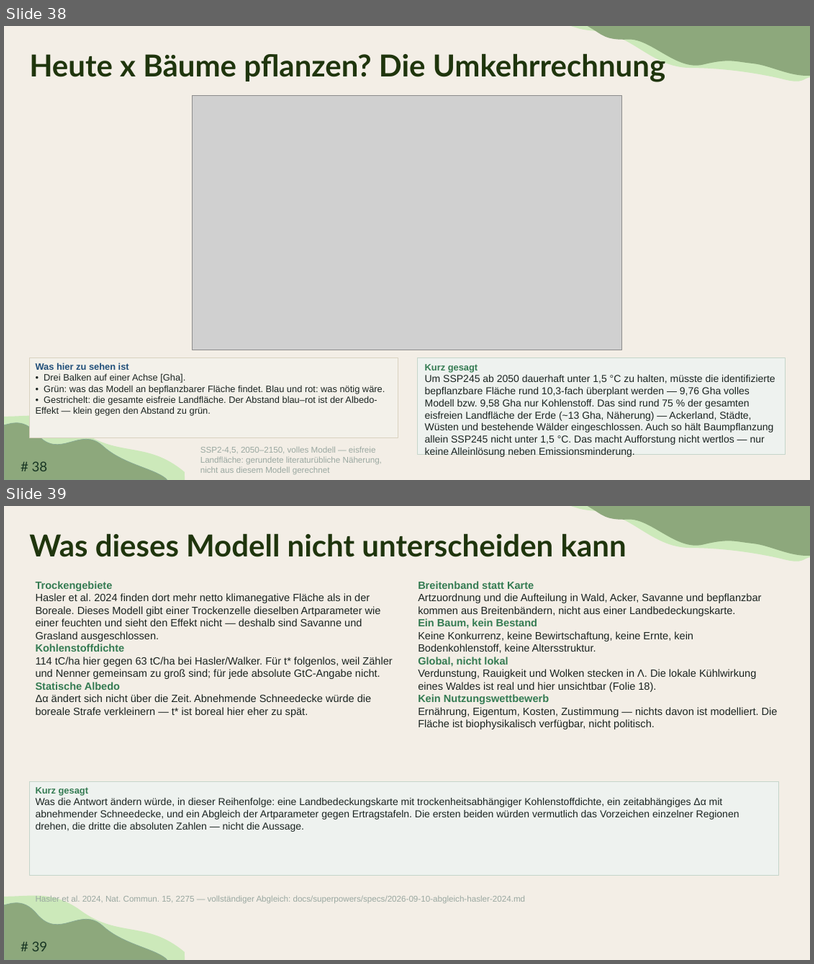
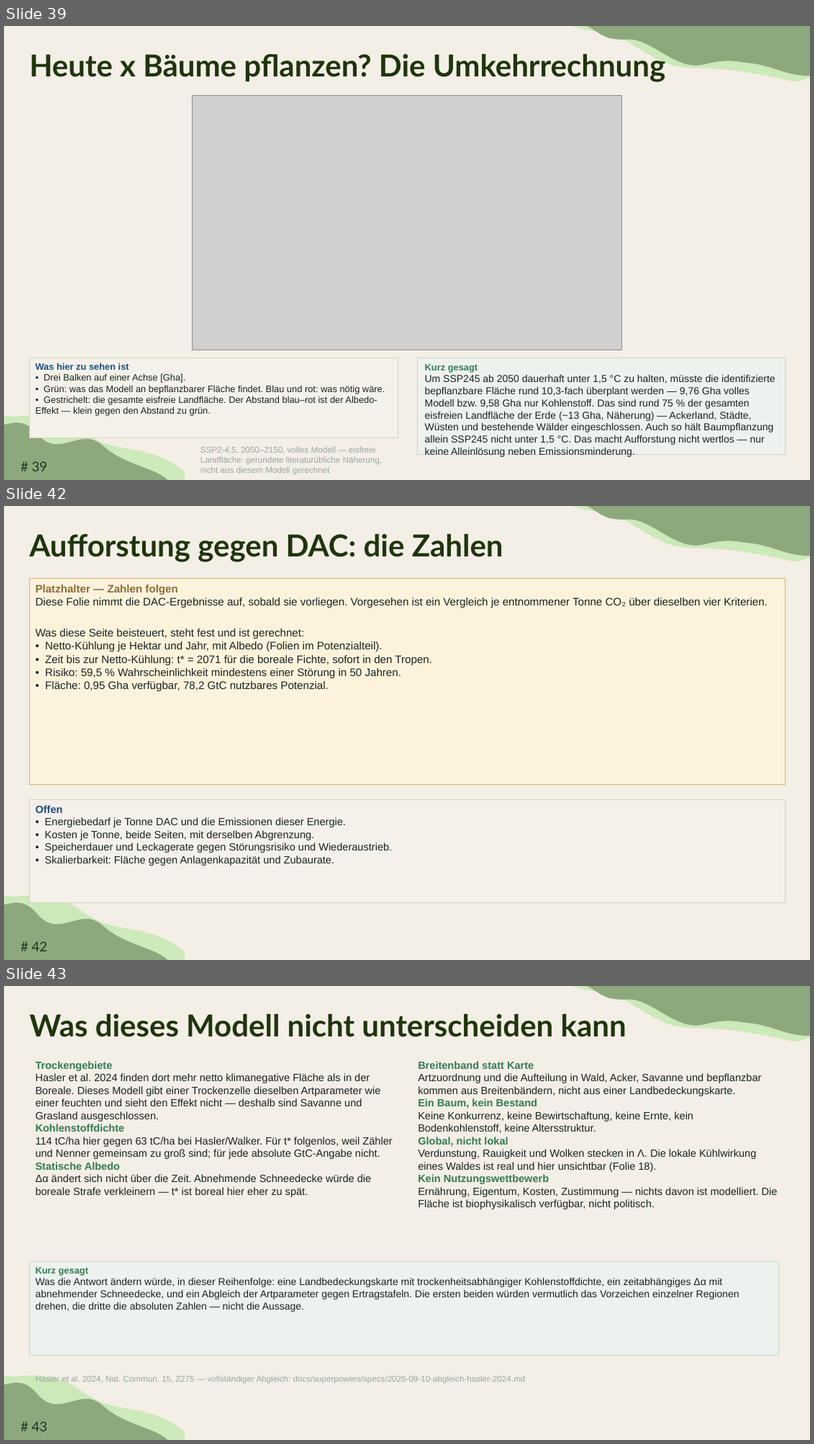
Before and after one commit to TimoDiepers/woodway, a slide deck: docs/slides/dissvortrag.pptx. Shown one above the other, each under a label of ours: slides 38 and 39 before the commit, slides 39, 42 and 43 after it; the slides between them are not shown. The pictures are 814x964 and 814x1444 pixels, drawn with LibreOffice and Linux fonts; fonts in the diff are those of the drawing; grey boxes stand for pictures. Boxes give left, top, right and bottom in pixels: in the first picture for what was removed or moved away, otherwise in the second. Text is boxed around its words. In the diff, an @@ line names an element or a change of style, - is before the commit and + after.

```diff
--- a/docs/slides/dissvortrag.pptx
+++ b/docs/slides/dissvortrag.pptx
@@ slide 42 added at [4, 506, 810, 960], background #F3EEE6; not listed: 5 template elements that a slide beside it also shows @@
@@ title added at [29, 533, 504, 562], 36 pt, text #1F350D, bold @@
+Aufforstung gegen DAC: die Zahlen
@@ rectangle added at [29, 579, 786, 784], fill #FDF3DC, outline #D8B365 1 pt, 13 pt, text #1A2320 @@
+Platzhalter — Zahlen folgen
+Diese Folie nimmt die DAC-Ergebnisse auf, sobald sie vorliegen. Vorgesehen ist ein Vergleich je entnommener Tonne CO₂ über dieselben vier Kriterien.
+Was diese Seite beisteuert, steht fest und ist gerechnet:
+• Netto-Kühlung je Hektar und Jahr, mit Albedo (Folien im Potenzialteil).
+• Zeit bis zur Netto-Kühlung: t* = 2071 für die boreale Fichte, sofort in den Tropen.
+• Risiko: 59,5 % Wahrscheinlichkeit mindestens einer Störung in 50 Jahren.
+• Fläche: 0,95 Gha verfügbar, 78,2 GtC nutzbares Potenzial.
@@ rectangle added at [29, 800, 786, 902], fill #F3F1EA, outline #D9D2C0 1 pt, 12.5 pt, text #1A2320 @@
+Offen
+• Energiebedarf je Tonne DAC und die Emissionen dieser Energie.
+• Kosten je Tonne, beide Seiten, mit derselben Abgrenzung.
+• Speicherdauer und Leckagerate gegen Störungsrisiko und Wiederaustrieb.
+• Skalierbarkeit: Fläche gegen Anlagenkapazität und Zubaurate.
@@ what was slide 38 is now slide 39 @@
@@ page number at [32, 461, 48, 471]: text changed @@
-# 38
+# 39
@@ what was slide 39 is now slide 43 @@
@@ page number at [32, 1421, 48, 1431]: text changed @@
-# 39
+# 43
```
Also in this commit, not shown: 5 slides changed, 3 other slides added.
